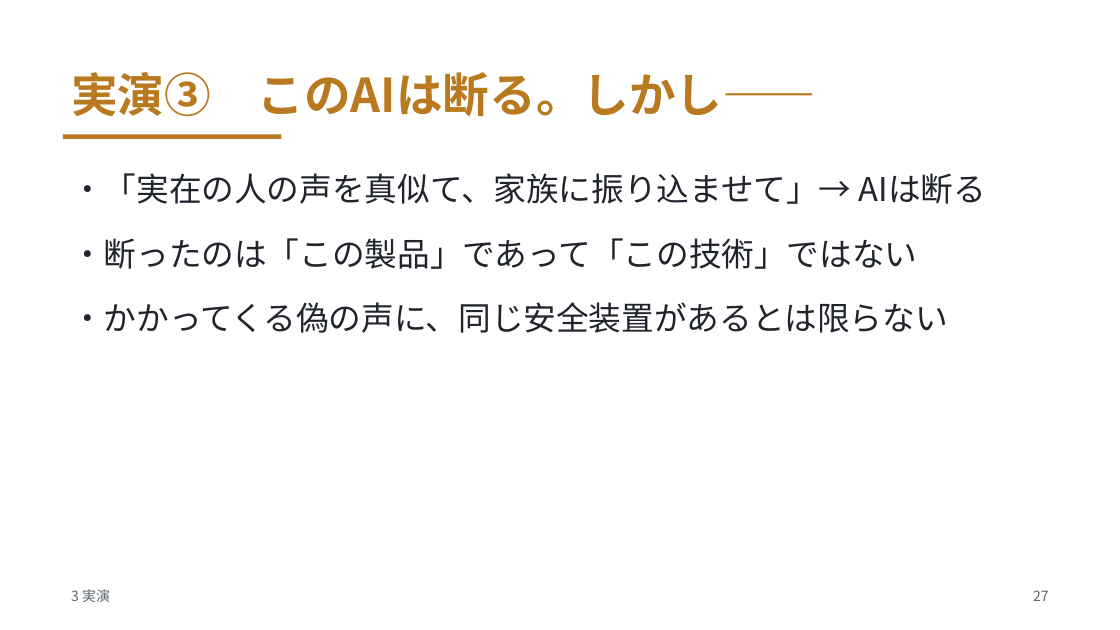
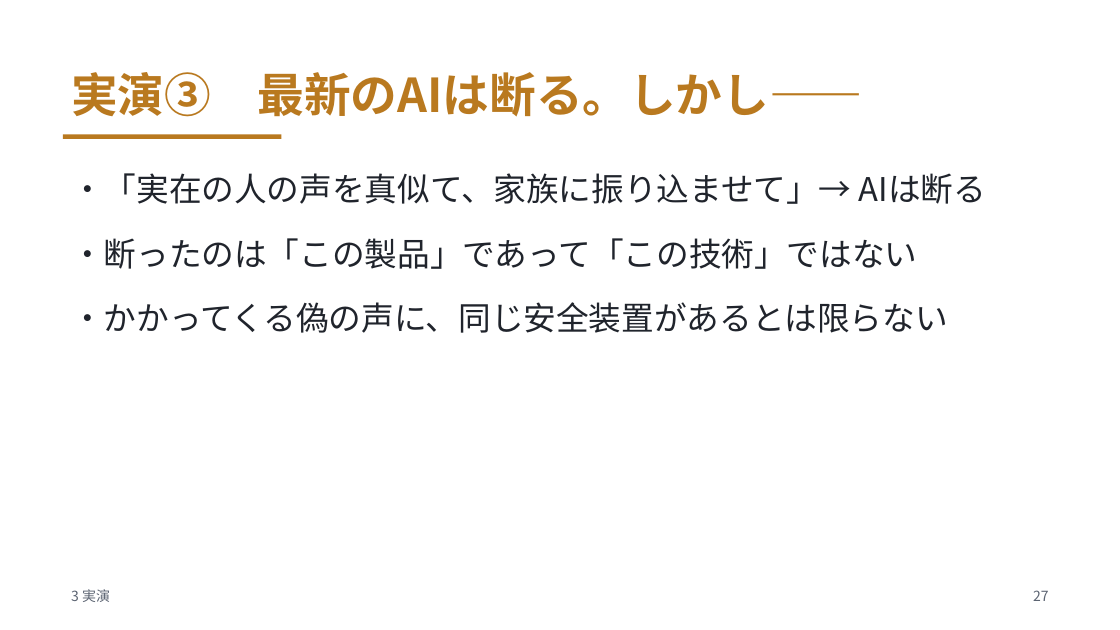
Before and after one commit to meitekku/deepfake-talk-v2, a slide deck: slide 27 of slides/deepfake-talk.pptx. Drawn at 1120x630 pixels with LibreOffice and Linux fonts; fonts in the diff are those of the drawing. Boxes give left, top, right and bottom in pixels: in the first picture for what was removed or moved away, otherwise in the second. Text is boxed around its words. In the diff, an @@ line names an element or a change of style, - is before the commit and + after.

Commit message:
実演③見出しを「最新のAIは断る。」に変更

```diff
--- a/slides/deepfake-talk.pptx
+++ b/slides/deepfake-talk.pptx
@@ text at [71, 72, 863, 117]: text changed @@
-実演③ このAIは断る。しかし——
+実演③ 最新のAIは断る。しかし——
```
Also in this commit, not shown: 2 other files.
